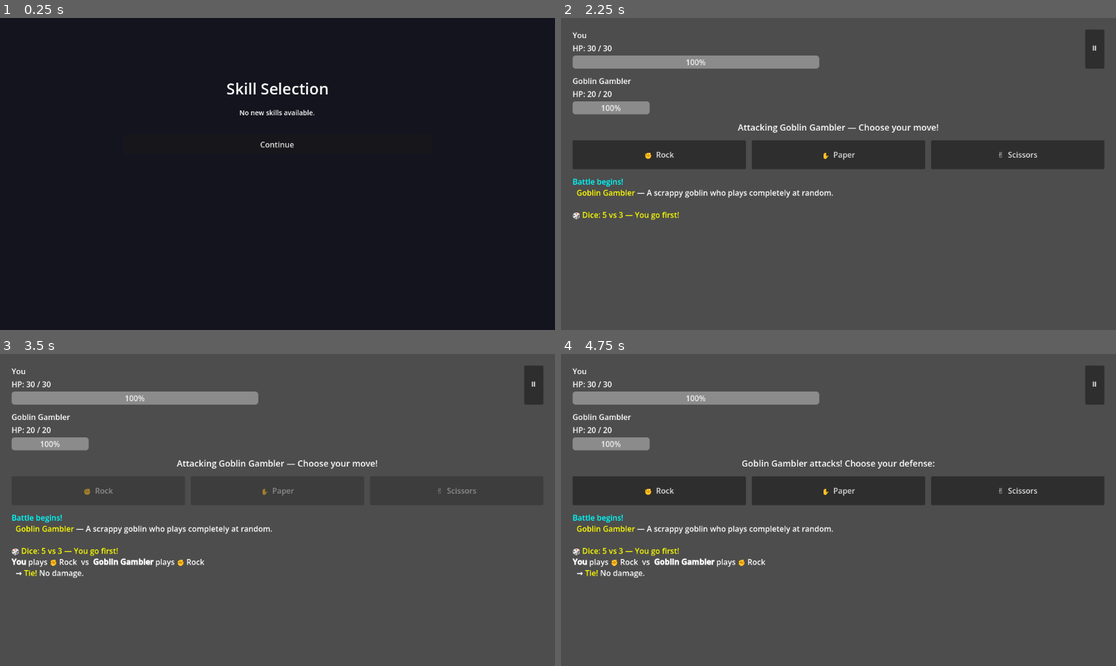
Above: before the commit, frames 1-4 (two rows, left to right).
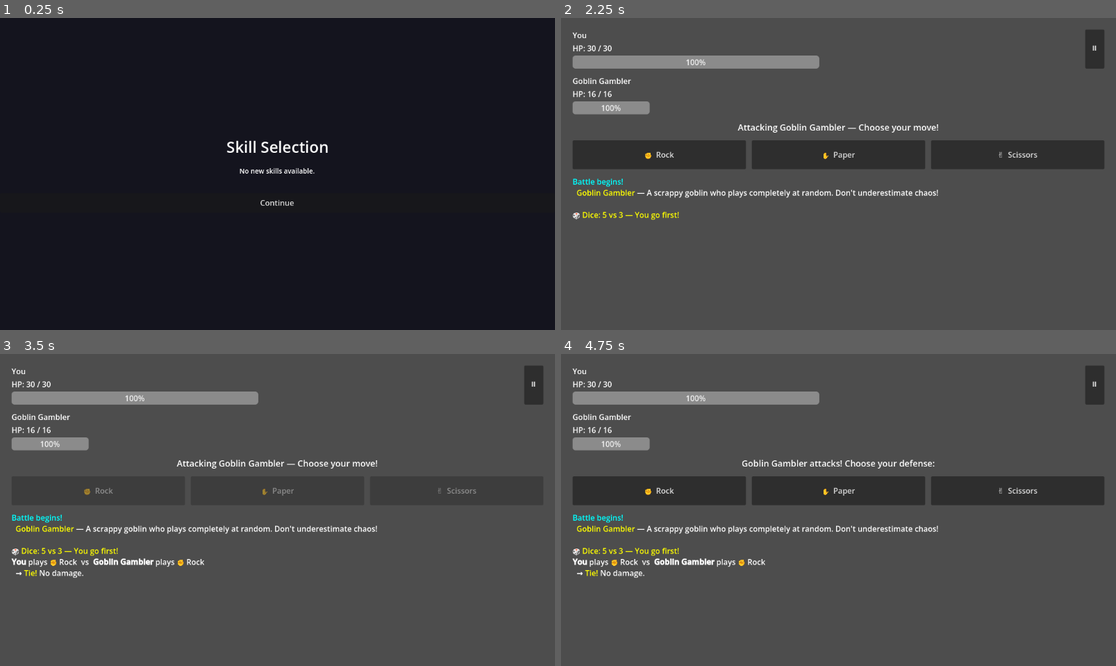
Above: after the commit, the same moments.

Repository: ethan-hann/rock-paper-scissors-godot
Game: Godot game, scene res://scenes/skill_selection/skill_selection.tscn
Same seed, same stepped clock (60 frames per second), same inputs: the game is played once before the commit and once after it. This scene is started directly instead of the project's main scene.
Inputs:
- Up to frame 1 (0.25 s): no input
- Up to frame 2 (2.25 s): click "Continue" at 0.5 s; click "⏸" at 1.25 s; click "Resume" at 2 s
- Up to frame 3 (3.5 s): click "✊ Rock" at 2.75 s
- Up to frame 4 (4.75 s): click "⏸" at 3.5 s; click "Resume" at 4.25 s

The runs differ from the first frame. In frame 1, 1.0% of the frame differs, in the area x 40-60%, y 20-61%; in frame 2, 0.2%; in frame 3, 0.2%; in frame 4, 0.2%.

Commit message:
Add floor-based enemy selection, Riposte & TG changes
Introduce floor-aware enemy registry and selection: enemies now include floor_min/floor_max and EnemyRegistry.get_enemy_for_floor(floor) picks eligible foes (fallback to random). Update GameManager to use floor-based selection for new runs, continues, and post-skill selection. Adjust enemy stats/descriptions for goblin, iron_knight, and shadow_trickster.

Add Riposte skill and Titan's Grip behaviour changes: new skill entry (riposte) in skills_db.json; skill handler now exposes get_block_damage() and applies counter-damage on successful blocks in battle_scene; Titan's Grip now grants +Rock damage and halves incoming damage when Rock loses (flag handled in skill_effect_handler) instead of converting losses to ties. Increment testing skill count and include riposte in testing unlocks.

UI/scene updates: update rarity names/colors to include Legendary in skill_card.gd, and make minor layout/unique_id adjustments in combatant_display.tscn and skill_selection.tscn. Keep legacy get_random_enemy() as a helper.

Diff:
--- a/autoloads/enemy_registry.gd
+++ b/autoloads/enemy_registry.gd
@@ -6,46 +6,66 @@
 	_register_enemies()
 
 func _register_enemies() -> void:
+	# ── Floor 0 — tutorial fight. Low HP, low damage, pure random AI. ────────────
 	var goblin := EnemyData.new()
 	goblin.id = "goblin"
 	goblin.display_name = "Goblin Gambler"
-	goblin.description = "A scrappy goblin who plays completely at random."
-	goblin.max_hp = 20
-	goblin.base_damage = 4
-	goblin.rounds_to_win = 2
+	goblin.description = "A scrappy goblin who plays completely at random. Don't underestimate chaos!"
+	goblin.max_hp = 16
+	goblin.base_damage = 3
 	goblin.ai_type = 0  # Random
 	goblin.gold_reward = 10
 	goblin.skill_reward_count = 3
+	goblin.floor_min = 0
+	goblin.floor_max = 0   # Only appears on the first battle
 	_enemies[goblin.id] = goblin
 
+	# ── Floor 1 — introduces a readable pattern: heavy Rock bias. ────────────────
 	var knight := EnemyData.new()
 	knight.id = "iron_knight"
 	knight.display_name = "Iron Knight"
-	knight.description = "A heavily armored knight with a deep love for Rock."
-	knight.max_hp = 30
+	knight.description = "A heavily armored knight with a near-obsessive love for Rock."
+	knight.max_hp = 28
 	knight.base_damage = 6
-	knight.rounds_to_win = 2
 	knight.ai_type = 1  # Weighted
-	knight.ai_weights = {"rock": 0.82, "paper": 0.06, "scissors": 0.12}
+	knight.ai_weights = {"rock": 0.78, "paper": 0.10, "scissors": 0.12}
 	knight.gold_reward = 20
 	knight.skill_reward_count = 3
+	knight.floor_min = 1
+	knight.floor_max = 99
 	_enemies[knight.id] = knight
 
+	# ── Floor 2 — reactive AI; keeps the player on their toes. ──────────────────
 	var trickster := EnemyData.new()
 	trickster.id = "shadow_trickster"
 	trickster.display_name = "Shadow Trickster"
 	trickster.description = "A cunning rogue who mirrors your moves — or turns them against you. You can never be sure which."
-	trickster.max_hp = 25
+	trickster.max_hp = 30
 	trickster.base_damage = 5
-	trickster.rounds_to_win = 2
 	trickster.ai_type = 5  # Schemer
-	trickster.gold_reward = 15
+	trickster.gold_reward = 25
 	trickster.skill_reward_count = 3
+	trickster.floor_min = 2
+	trickster.floor_max = 99
 	_enemies[trickster.id] = trickster
 
 func get_enemy(id: String) -> EnemyData:
 	return _enemies.get(id, null)
 
+## Returns a random enemy eligible for the given floor number.
+## Falls back to a fully random pick if no eligible enemy is found (safety net).
+func get_enemy_for_floor(floor_number: int) -> EnemyData:
+	var eligible: Array = []
+	for enemy in _enemies.values():
+		if floor_number >= enemy.floor_min and floor_number <= enemy.floor_max:
+			eligible.append(enemy)
+	if eligible.is_empty():
+		push_warning("EnemyRegistry: no eligible enemy for floor %d — picking randomly." % floor_number)
+		var keys := _enemies.keys()
+		return _enemies[keys[randi() % keys.size()]]
+	return eligible[randi() % eligible.size()]
+
+## Legacy helper — kept for any callers that don't yet pass a floor.
 func get_random_enemy() -> EnemyData:
 	var keys := _enemies.keys()
 	return _enemies[keys[randi() % keys.size()]]
--- a/autoloads/game_manager.gd
+++ b/autoloads/game_manager.gd
@@ -30,14 +30,14 @@
 func start_new_run() -> void:
 	RunState.reset_for_new_run()
 	RunState.apply_legendary_run_effects()   # injects legendaries + applies stat changes
-	_go_to_battle([EnemyRegistry.get_random_enemy()])
+	_go_to_battle([EnemyRegistry.get_enemy_for_floor(RunState.floor_number)])
 
 ## Restore a previously saved mid-run state and jump back into battle.
 func continue_run() -> void:
 	# Run state (HP, floor, skills) was already loaded by MetaProgression.load_run_state()
 	# before this is called. Delete the save now — it lives in memory from here on.
 	MetaProgression.delete_run_save(MetaProgression.active_slot)
-	_go_to_battle([EnemyRegistry.get_random_enemy()])
+	_go_to_battle([EnemyRegistry.get_enemy_for_floor(RunState.floor_number)])
 
 func _go_to_battle(enemies: Array[EnemyData]) -> void:
 	# Duplicate each enemy so modifiers don't persist on the shared registry object.
@@ -68,7 +68,7 @@
 		get_tree().change_scene_to_file(SKILL_SELECT_SCENE)
 
 func after_skill_select() -> void:
-	_go_to_battle([EnemyRegistry.get_random_enemy()])
+	_go_to_battle([EnemyRegistry.get_enemy_for_floor(RunState.floor_number)])
 
 func battle_lost() -> void:
 	last_victory = false
--- a/autoloads/meta_progression.gd
+++ b/autoloads/meta_progression.gd
@@ -25,7 +25,7 @@
 var legendary_skill_ids: Array[String] = []
 
 ## Bump this whenever the skill pool expands so older saves get re-unlocked.
-const TESTING_SKILL_COUNT := 23
+const TESTING_SKILL_COUNT := 24
 
 func _ready() -> void:
 	pass  # No auto-load — slot selection happens on the save-slot screen.
@@ -235,7 +235,7 @@
 		# Non-stackable — Uncommon
 		"momentum", "counterflow", "predator", "eye_for_eye", "parting_blow",
 		# Non-stackable — Rare
-		"fortune_turn", "blade_dance", "gamblers_favor", "comeback_kid", "echo_strike",
+		"fortune_turn", "blade_dance", "gamblers_favor", "comeback_kid", "echo_strike", "riposte",
 		# Legendary (offered as 4th card in skill selection; stored in legendary_skill_ids when taken)
 		"undying_will", "blood_pact", "second_wind", "titans_grip", "eternal_momentum",
 	]
--- a/data/skills_db.json
+++ b/data/skills_db.json
@@ -198,6 +198,17 @@
 	"max_stacks": 1
   },
   {
+	"id": "riposte",
+	"display_name": "Riposte",
+	"description": "When you successfully block an enemy attack, deal 5 damage to the attacker.",
+	"rarity": 2,
+	"effect_key": "riposte",
+	"parameters": { "counter_damage": 5 },
+	"locked_by_default": false,
+	"stackable": false,
+	"max_stacks": 1
+  },
+  {
 	"id": "undying_will",
 	"display_name": "Undying Will",
 	"description": "Once per run, if a hit would reduce your HP to 0, survive with 1 HP instead. This boon is permanent for this save slot.",
@@ -233,10 +244,10 @@
   {
 	"id": "titans_grip",
 	"display_name": "Titan's Grip",
-	"description": "Your Rock can never lose — any Loss while playing Rock is converted to a Tie instead. This boon is permanent for this save slot.",
+	"description": "Rock attacks deal +5 bonus damage. When Rock loses, you take only half damage from that hit. This boon is permanent for this save slot.",
 	"rarity": 3,
 	"effect_key": "titans_grip",
-	"parameters": {},
+	"parameters": { "bonus_damage": 5 },
 	"locked_by_default": false,
 	"stackable": false,
 	"max_stacks": 1
--- a/scenes/battle/battle_scene.gd
+++ b/scenes/battle/battle_scene.gd
@@ -308,6 +308,15 @@
 		RPS.Outcome.WIN:
 			_log("  → [color=green]Blocked![/color] You deflect %s's attack." % enemy.display_name)
 			skill_handler.on_player_wins_exchange(false)
+
+			# Riposte: deal counter-damage to the attacker on a successful block
+			var block_dmg := skill_handler.get_block_damage()
+			if block_dmg > 0:
+				_enemy_hps[enemy_idx] = maxi(0, _enemy_hps[enemy_idx] - block_dmg)
+				_enemy_displays[enemy_idx].update_hp(_enemy_hps[enemy_idx])
+				_log("  → [color=yellow]Counter![/color] %s takes %d damage." % [enemy.display_name, block_dmg])
+				if _enemy_hps[enemy_idx] == 0:
+					_log("  → [color=green]%s is defeated![/color]" % enemy.display_name)
 
 		RPS.Outcome.LOSS:
 			var dmg := skill_handler.modify_damage_taken(enemy.base_damage)
--- a/scenes/battle/components/combatant_display.tscn
+++ b/scenes/battle/components/combatant_display.tscn
@@ -1,19 +1,21 @@
 [gd_scene format=3 uid="uid://comb4t4ntd1sp"]
 
-[ext_resource type="Script" path="res://scenes/battle/components/combatant_display.gd" id="1_cdsp1"]
+[ext_resource type="Script" uid="uid://cxxeiam384cf6" path="res://scenes/battle/components/combatant_display.gd" id="1_cdsp1"]
 
-[node name="CombatantDisplay" type="VBoxContainer"]
+[node name="CombatantDisplay" type="VBoxContainer" unique_id=12876071]
 custom_minimum_size = Vector2(160, 0)
 script = ExtResource("1_cdsp1")
 
-[node name="NameLabel" type="Label" parent="."]
+[node name="NameLabel" type="Label" parent="." unique_id=530739250]
+layout_mode = 2
+theme_override_font_sizes/font_size = 16
 text = "Name"
-theme_override_font_sizes/font_size = 16
 
-[node name="HpLabel" type="Label" parent="."]
+[node name="HpLabel" type="Label" parent="." unique_id=858828217]
+layout_mode = 2
 text = "HP: 30 / 30"
 
-[node name="HpBar" type="ProgressBar" parent="."]
+[node name="HpBar" type="ProgressBar" parent="." unique_id=1715201460]
 custom_minimum_size = Vector2(160, 20)
-max_value = 100.0
+layout_mode = 2
 value = 100.0
--- a/scenes/battle/skill_effect_handler.gd
+++ b/scenes/battle/skill_effect_handler.gd
@@ -16,6 +16,7 @@
 var _comeback_threshold_crossed: bool = false
 var _comeback_attacks_remaining: int = 0
 var _second_wind_used: bool = false
+var _titans_grip_halve_next: bool = false
 
 ## Set by on_exchange_start() — battle_scene checks this to skip RPS resolution.
 var force_win_this_exchange: bool = false
@@ -37,6 +38,7 @@
 	_comeback_threshold_crossed = false
 	_comeback_attacks_remaining = 0
 	_second_wind_used = false
+	_titans_grip_halve_next = false
 	force_win_this_exchange = false
 	should_repeat_attack = false
 
@@ -134,6 +136,14 @@
 				var label := "Scissor Strike ×%d" % sc_count if sc_count > 1 else "Scissor Strike"
 				skill_triggered.emit(label, "+%d Scissors damage!" % bonus)
 
+	# --- Legendary move-specific bonuses ---
+	if player_move == RPS.Move.ROCK:
+		var tg := _get_first("titans_grip")
+		if tg:
+			var bonus: int = tg.parameters.get("bonus_damage", 5)
+			dmg += bonus
+			skill_triggered.emit(tg.display_name, "+%d Rock damage!" % bonus)
+
 	# --- Non-stackable conditional bonuses ---
 	var momentum := _get_first("momentum")
 	if momentum:
@@ -169,6 +179,14 @@
 
 func modify_damage_taken(base_damage: int) -> int:
 	var dmg := base_damage
+
+	# Titan's Grip: when Rock loses, incoming damage is halved (set by modify_player_outcome).
+	if _titans_grip_halve_next:
+		_titans_grip_halve_next = false
+		dmg = maxi(1, dmg / 2)
+		var tg := _get_first("titans_grip")
+		if tg:
+			skill_triggered.emit(tg.display_name, "Rock endures — damage halved to %d!" % dmg)
 
 	# Glass Cannon: +penalty per stack (silently applied — penalty was shown at equip)
 	var gc_penalty := _count_skill("glass_cannon") * 2
@@ -201,6 +219,16 @@
 			else:
 				skill_triggered.emit(s.display_name, "Barrier absorbed %d! %d damage passes through." % [absorbed, dmg])
 
+	return dmg
+
+## Returns counter-damage dealt to the attacker when the player successfully blocks (Riposte).
+## 0 if skill not held.
+func get_block_damage() -> int:
+	var s := _get_first("riposte")
+	if s == null:
+		return 0
+	var dmg: int = s.parameters.get("counter_damage", 5)
+	skill_triggered.emit(s.display_name, "Riposte! Dealt %d counter-damage!" % dmg)
 	return dmg
 
 ## Returns counter-damage dealt back to the attacker when the player fails a block (Eye for an Eye).
@@ -318,14 +346,14 @@
 	return 1
 
 ## Apply legendary outcome modifications before the match statement in battle_scene.
-## Currently handles Titan's Grip: Rock losses become Ties.
-## Returns the (possibly modified) outcome.
+## Handles Titan's Grip: Rock losses still count as losses but incoming damage is halved.
+## The flag is consumed by modify_damage_taken on the same exchange.
+## Returns the outcome unchanged (Titan's Grip no longer creates Ties).
 func modify_player_outcome(player_move: int, outcome: int) -> int:
 	if outcome == RPS.Outcome.LOSS and player_move == RPS.Move.ROCK:
 		var s := _get_first("titans_grip")
 		if s:
-			skill_triggered.emit(s.display_name, "Rock cannot lose — Loss converted to Tie!")
-			return RPS.Outcome.TIE
+			_titans_grip_halve_next = true
 	return outcome
 
 func on_battle_end() -> void:
--- a/scenes/shared/skill_card.gd
+++ b/scenes/shared/skill_card.gd
@@ -8,11 +8,12 @@
 @onready var description_label: Label = $Content/DescriptionLabel
 @onready var choose_button: Button = $Content/ChooseButton
 
-const RARITY_NAMES: Array[String] = ["Common", "Uncommon", "Rare"]
+const RARITY_NAMES: Array[String] = ["Common", "Uncommon", "Rare", "Legendary"]
 const RARITY_COLORS: Array[Color] = [
-	Color(0.75, 0.75, 0.75),   # Common  — grey
-	Color(0.20, 0.85, 0.85),   # Uncommon — teal
-	Color(1.00, 0.80, 0.10),   # Rare    — gold
+	Color("#c7c9c6"),   # Common  — grey
+	Color("#1fb505"),   # Uncommon — teal
+	Color("#cb17f2"),          # Rare    — purple
+	Color("#f2ba17")           # Legendary - gold
 ]
 
 var _skill: SkillData = null
--- a/scenes/skill_selection/skill_selection.tscn
+++ b/scenes/skill_selection/skill_selection.tscn
@@ -1,42 +1,50 @@
-[gd_scene load_steps=2 format=3 uid="uid://sk1ll53l3ct01"]
+[gd_scene format=3 uid="uid://c4e38xfltjcyy"]
 
-[ext_resource type="Script" path="res://scenes/skill_selection/skill_selection.gd" id="1_sksel"]
+[ext_resource type="Script" uid="uid://tk75x1bes7jq" path="res://scenes/skill_selection/skill_selection.gd" id="1_sksel"]
 
-[node name="SkillSelection" type="Control"]
+[node name="SkillSelection" type="Control" unique_id=1068620561]
+layout_mode = 3
+anchors_preset = 15
 anchor_right = 1.0
 anchor_bottom = 1.0
 script = ExtResource("1_sksel")
 
-[node name="Background" type="ColorRect" parent="."]
+[node name="Background" type="ColorRect" parent="." unique_id=1471587880]
+layout_mode = 0
 anchor_right = 1.0
 anchor_bottom = 1.0
 color = Color(0.08, 0.08, 0.12, 1)
 
-[node name="Layout" type="VBoxContainer" parent="."]
-anchor_left = 0.5
+[node name="Layout" type="VBoxContainer" parent="." unique_id=1371093965]
+layout_mode = 1
+anchors_preset = 14
 anchor_top = 0.5
-anchor_right = 0.5
+anchor_right = 1.0
 anchor_bottom = 0.5
-offset_left = -320.0
-offset_top = -200.0
-offset_right = 320.0
-offset_bottom = 200.0
+offset_top = -79.5
+offset_bottom = 79.5
+grow_horizontal = 2
+grow_vertical = 2
 theme_override_constants/separation = 18
 
-[node name="TitleLabel" type="Label" parent="Layout"]
+[node name="TitleLabel" type="Label" parent="Layout" unique_id=1907700884]
+layout_mode = 2
+theme_override_font_sizes/font_size = 32
 text = "Choose a Skill"
-theme_override_font_sizes/font_size = 32
 horizontal_alignment = 1
 
-[node name="SubtitleLabel" type="Label" parent="Layout"]
+[node name="SubtitleLabel" type="Label" parent="Layout" unique_id=203158844]
+layout_mode = 2
+theme_override_font_sizes/font_size = 14
 text = "Battle won! Pick one to carry forward."
-theme_override_font_sizes/font_size = 14
 horizontal_alignment = 1
 
-[node name="CardsRow" type="HBoxContainer" parent="Layout"]
+[node name="CardsRow" type="HBoxContainer" parent="Layout" unique_id=1948267253]
+layout_mode = 2
+theme_override_constants/separation = 20
 alignment = 1
-theme_override_constants/separation = 20
 
-[node name="SkipButton" type="Button" parent="Layout"]
+[node name="SkipButton" type="Button" parent="Layout" unique_id=1886331145]
+custom_minimum_size = Vector2(0, 40)
+layout_mode = 2
 text = "Skip"
-custom_minimum_size = Vector2(0, 40)
